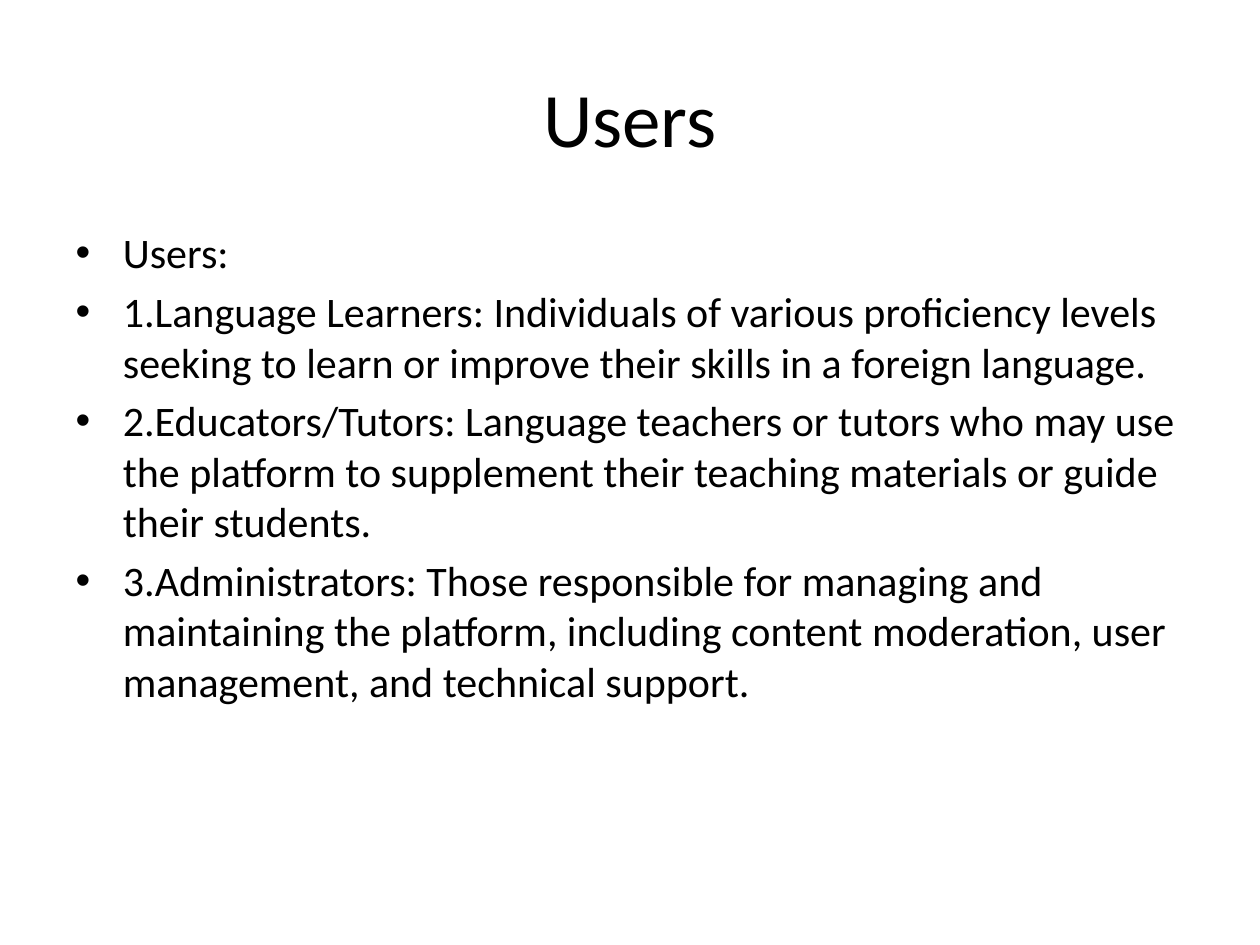
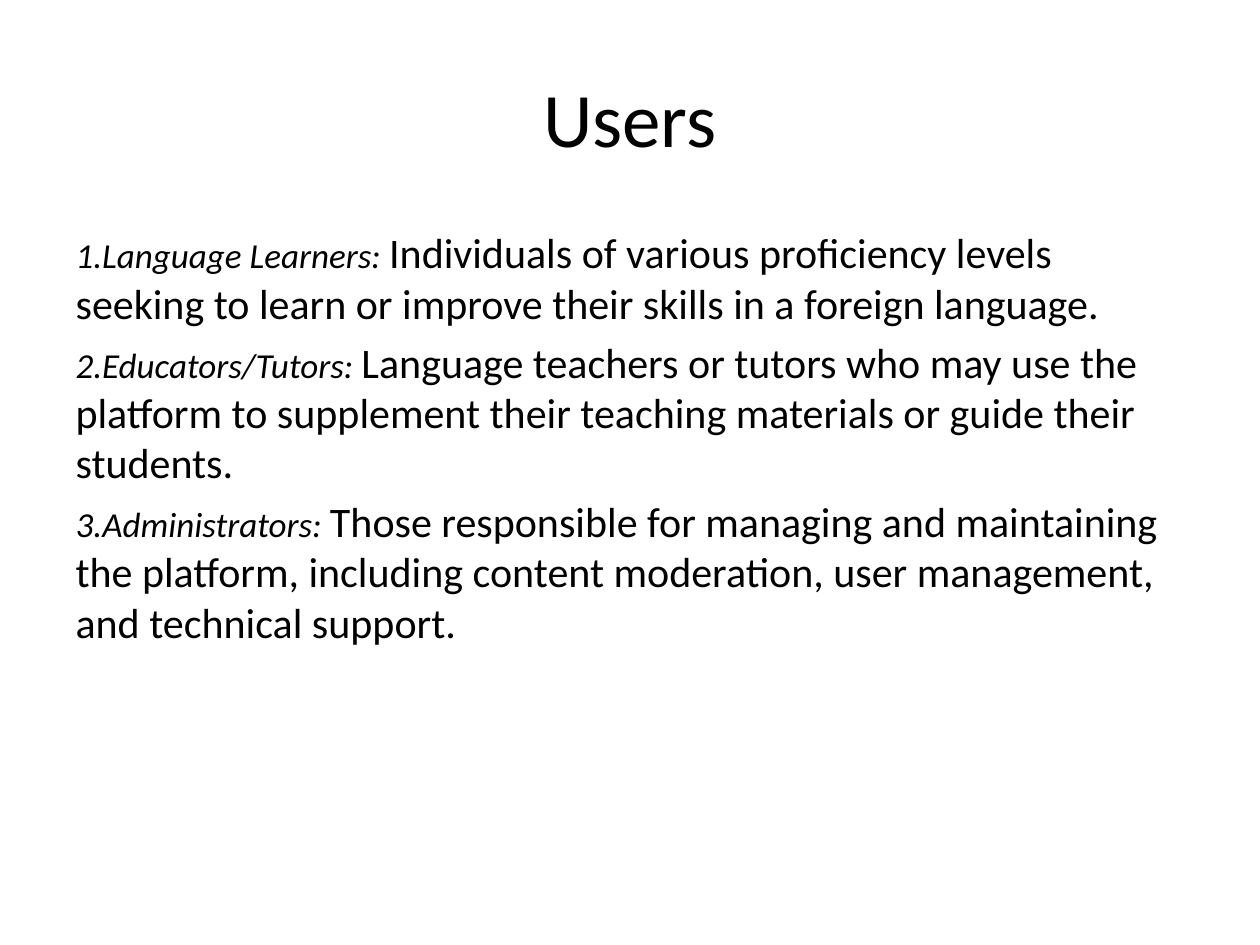
Before and after one commit to VictorMK22/PixelPioneers, a slide deck: slide 2 of Presentation1.pptx. Drawn at 1260x945 pixels with LibreOffice and Linux fonts; fonts in the diff are those of the drawing. Boxes give left, top, right and bottom in pixels: in the first picture for what was removed or moved away, otherwise in the second. Text is boxed around its words. In the diff, an @@ line names an element or a change of style, - is before the commit and + after.

```diff
--- a/Presentation1.pptx
+++ b/Presentation1.pptx
@@ text "1.Language Learners: Individuals of various ..." at bbox=[76, 238, 1158, 645]: size 24 to 20 pt, italic on in "1.Language Learners:", "2.Educators/Tutors:", "3.Administrators:"; bullet • to none @@
@@ text at bbox=[123, 241, 229, 269]: paragraph removed @@
-• Users:
```
Also in this commit, not shown: 4 other slides changed, 6 slides added.
